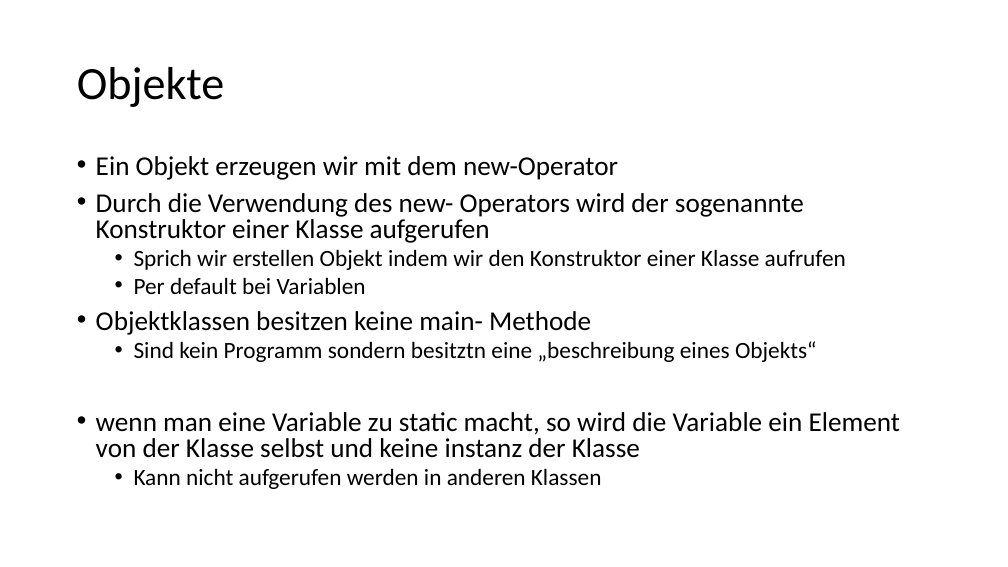
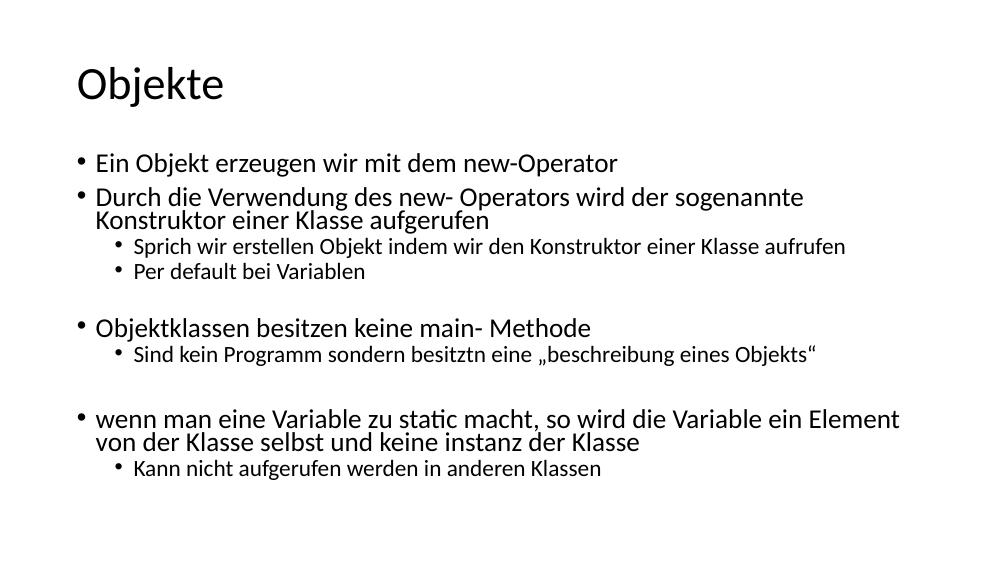
Before and after one commit to anjak610/Tutorium_MIB_1, a slide deck: slide 5 of Tut_Files/Tut_5.12.pptx. Drawn at 1008x567 pixels with LibreOffice and Linux fonts; fonts in the diff are those of the drawing. Boxes give left, top, right and bottom in pixels: in the first picture for what was removed or moved away, otherwise in the second. Text is boxed around its words. In the diff, an @@ line names an element or a change of style, - is before the commit and + after.

```diff
--- a/Tut_Files/Tut_5.12.pptx
+++ b/Tut_Files/Tut_5.12.pptx
@@ text "Ein Objekt erzeugen wir mit ..." at (96, 153, 900, 480): line spacing 0.8 to 0.7 @@
```
Also in this commit, not shown: 4 other slides changed, 31 other files.
